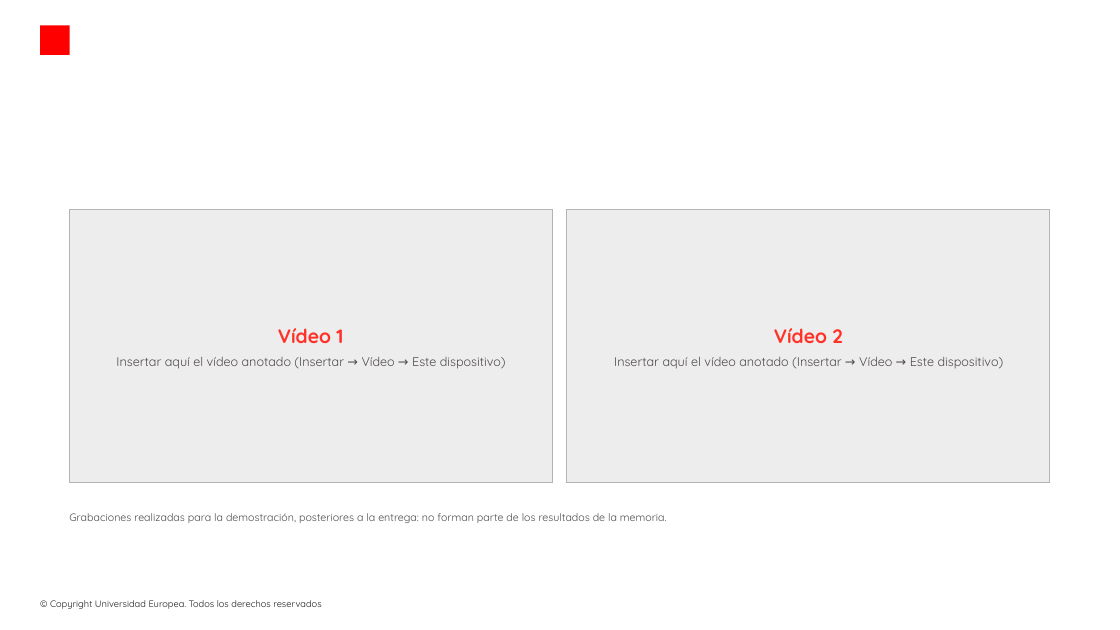
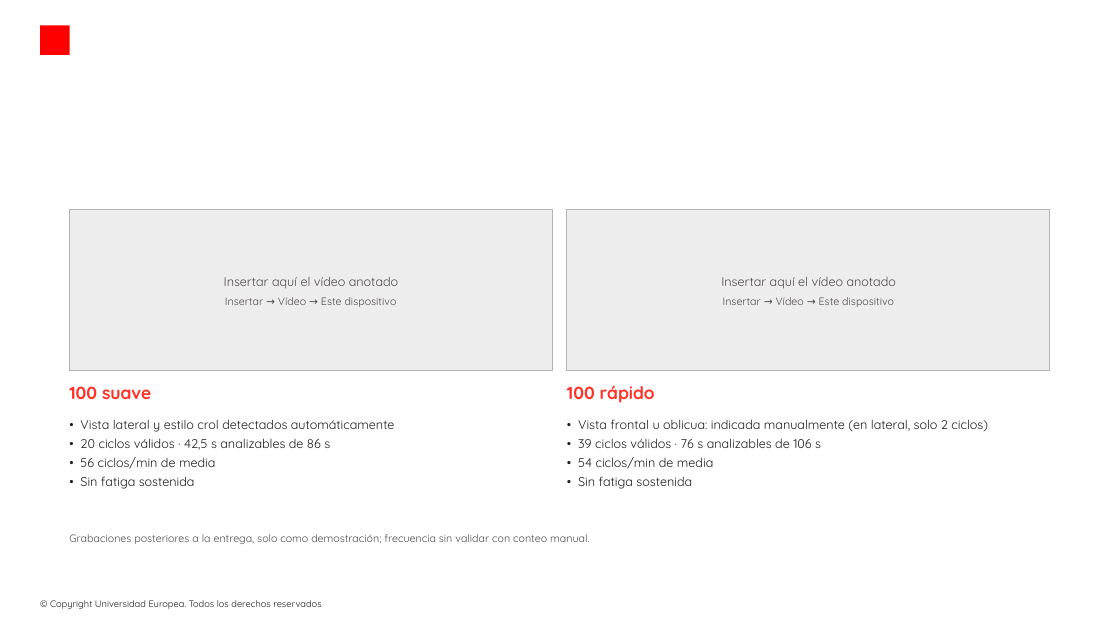
Before and after one commit to modeliana1-rgb/Strokelab, a slide deck: slide 13 of presentacion/StrokeLab_defensa.pptx. Drawn at 1120x630 pixels with LibreOffice and Linux fonts; fonts in the diff are those of the drawing; background and template pictures are left out. Boxes give left, top, right and bottom in pixels: in the first picture for what was removed or moved away, otherwise in the second. Text is boxed around its words. In the diff, an @@ line names an element or a change of style, - is before the commit and + after.

```diff
--- a/presentacion/StrokeLab_defensa.pptx
+++ b/presentacion/StrokeLab_defensa.pptx
@@ rectangle: place and size @@
-rectangle at box(69, 210, 552, 483)
+rectangle at box(69, 210, 552, 371)
@@ rectangle: place and size @@
-rectangle at box(567, 210, 1050, 483)
+rectangle at box(567, 210, 1050, 371)
@@ text at box(224, 277, 398, 307): text changed; size 13 to 11 pt @@
-Vídeo 1
-Insertar aquí el vídeo anotado (Insertar → Vídeo → Este dispositivo)
+Insertar aquí el vídeo anotado
+Insertar → Vídeo → Este dispositivo
@@ text at box(721, 277, 896, 307): text changed; size 13 to 11 pt @@
-Vídeo 2
-Insertar aquí el vídeo anotado (Insertar → Vídeo → Este dispositivo)
+Insertar aquí el vídeo anotado
+Insertar → Vídeo → Este dispositivo
@@ text added at box(69, 386, 151, 399), 18 pt, text #FF3228, bold @@
+100 suave
@@ text added at box(567, 385, 655, 403), 18 pt, text #FF3228, bold @@
+100 rápido
@@ text added at box(80, 419, 395, 489), 13 pt, text #1E1E1E @@
+• Vista lateral y estilo crol detectados automáticamente
+• 20 ciclos válidos · 42,5 s analizables de 86 s
+• 56 ciclos/min de media
+• Sin fatiga sostenida
@@ text added at box(578, 419, 988, 489), 13 pt, text #1E1E1E @@
+• Vista frontal u oblicua: indicada manualmente (en lateral, solo 2 ciclos)
+• 39 ciclos válidos · 76 s analizables de 106 s
+• 54 ciclos/min de media
+• Sin fatiga sostenida
@@ text at box(69, 534, 589, 544): text changed @@
-Grabaciones realizadas para la demostración, posteriores a la entrega: no forman parte de los resultados de la memoria.
+Grabaciones posteriores a la entrega, solo como demostración; frecuencia sin validar con conteo manual.
```
Also in this commit, not shown: 2 other files.
